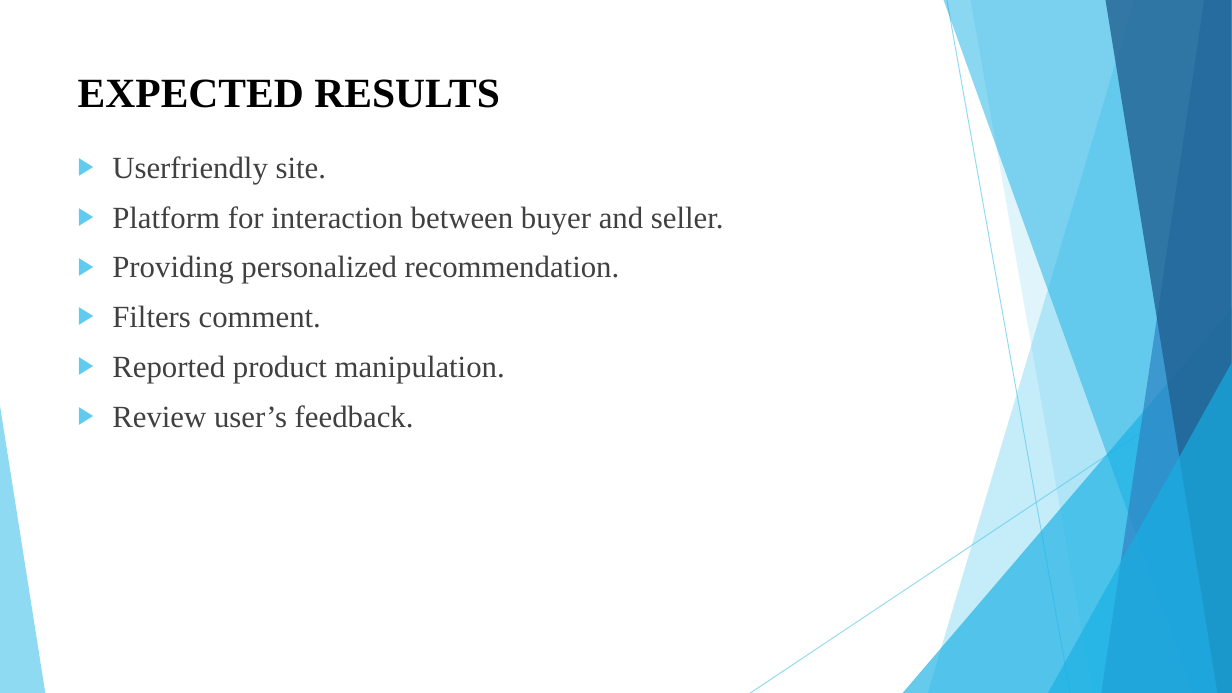
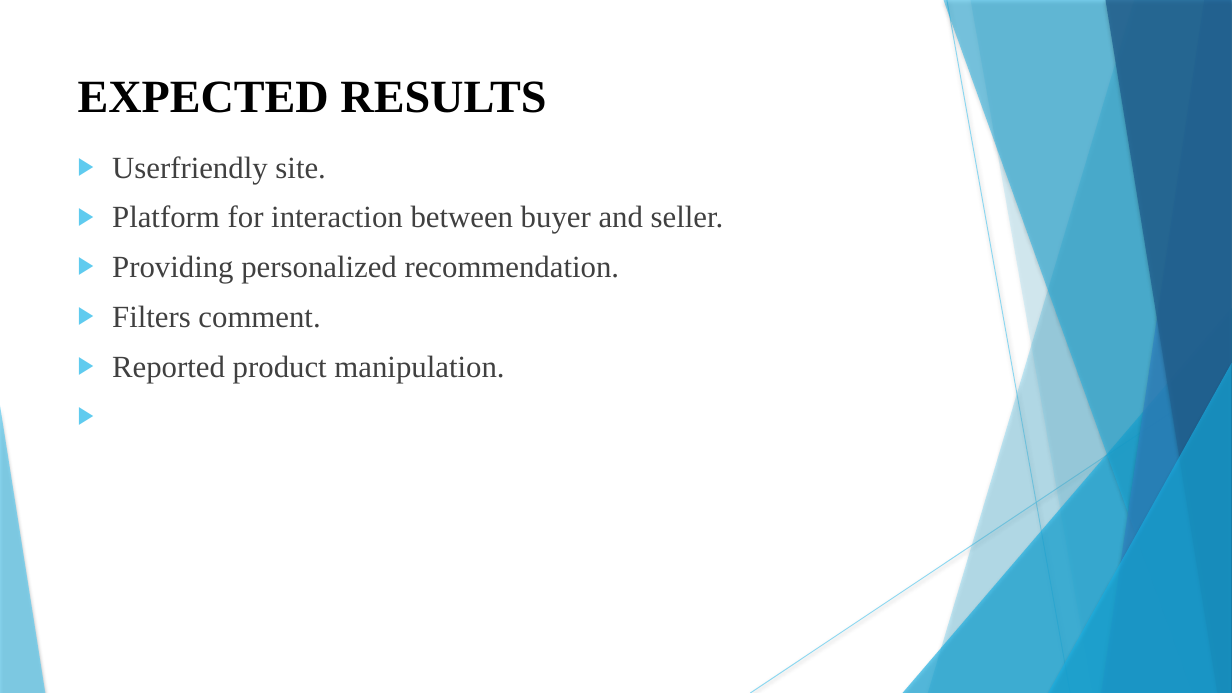
Before and after one commit to KojuOrg/E-Mart-Document, a slide deck: slide 12 of Proposal/Presentation/ProposalSlide.pptx. Drawn at 1232x693 pixels with LibreOffice and Linux fonts; fonts in the diff are those of the drawing. Boxes give left, top, right and bottom in pixels: in the first picture for what was removed or moved away, otherwise in the second. Text is boxed around its words. In the diff, an @@ line names an element or a change of style, - is before the commit and + after.

```diff
--- a/Proposal/Presentation/ProposalSlide.pptx
+++ b/Proposal/Presentation/ProposalSlide.pptx
@@ line (947, 0) - (1070, 693): stroke #5FCBEF 0.75 pt to #5FCBEF 0.74 pt @@
@@ freeform shape at bbox=[970, 0, 1232, 693]: shadow on; outline redrawn @@
@@ text "EXPECTED RESULTS" at bbox=[78, 81, 546, 113]: size 32.4 to 36 pt @@
@@ text "Userfriendly site." at bbox=[112, 156, 724, 383]: indent changed @@
@@ line (1232, 372) - (750, 693): stroke #5FCBEF 0.75 pt to #5FCBEF 0.74 pt @@
@@ shadow on in 7 elements at bbox=[928, 0, 1232, 693], bbox=[903, 308, 1232, 693], bbox=[944, 0, 1232, 693], bbox=[1102, 0, 1232, 693], bbox=[1105, 0, 1232, 693], bbox=[1048, 363, 1232, 693], bbox=[0, 406, 45, 693] @@
@@ text at bbox=[112, 405, 414, 428]: paragraph removed @@
-▶ Review user’s feedback.
```
Also in this commit, not shown: 13 other slides changed.
